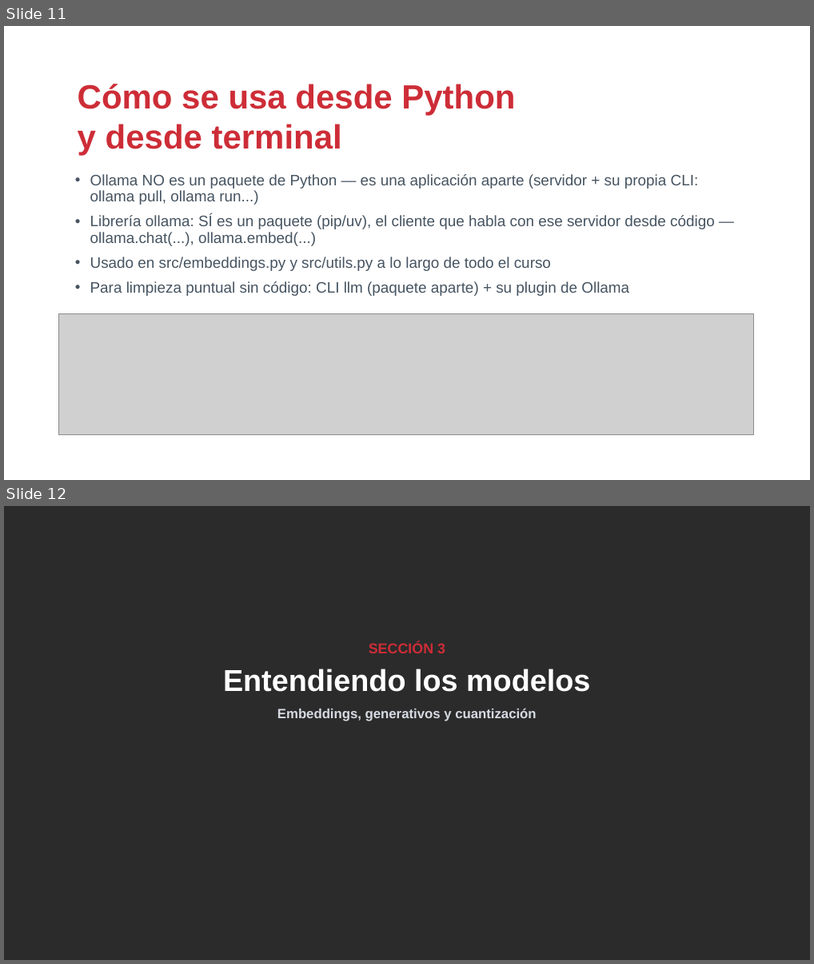
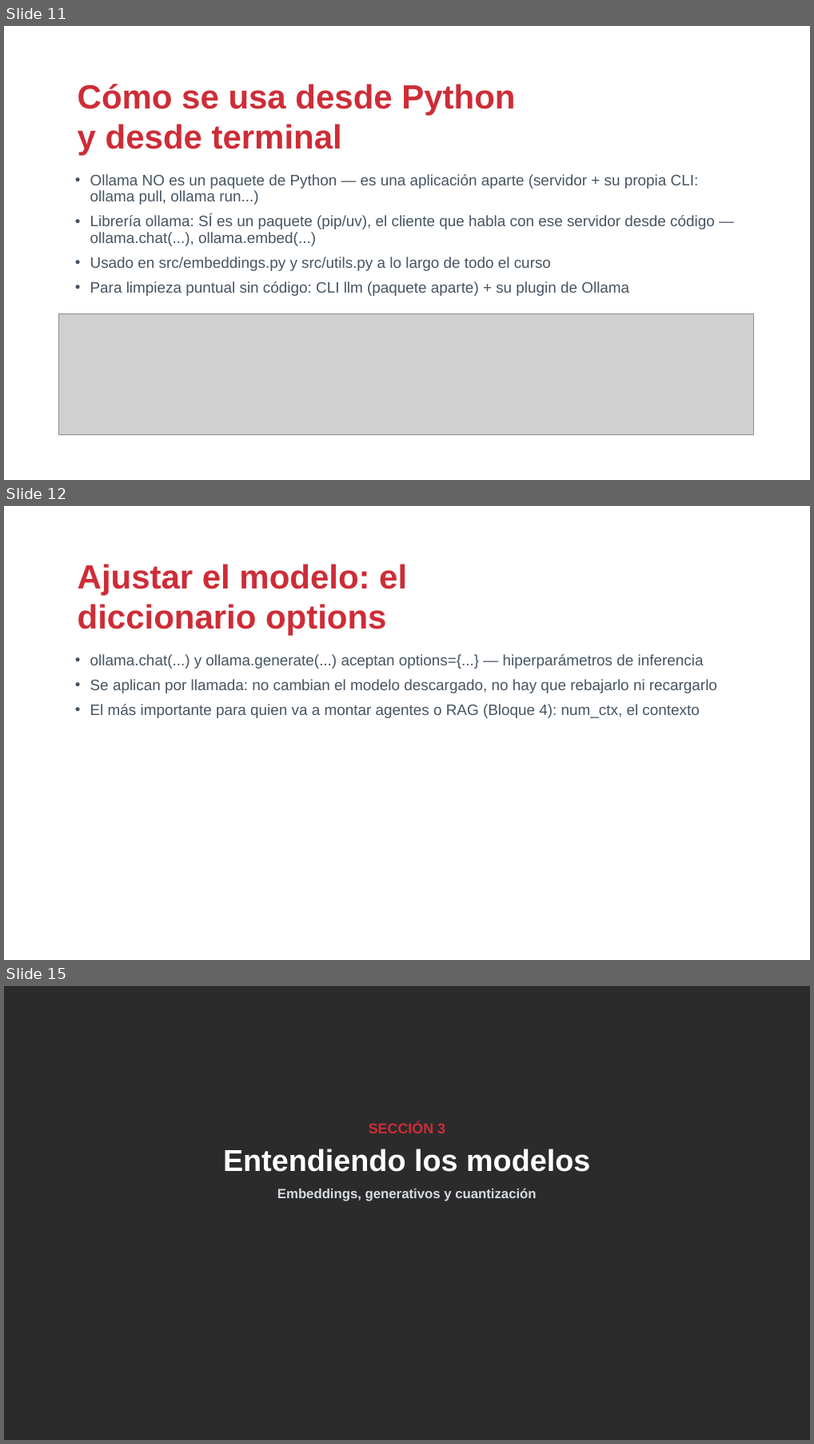
Before and after one commit to drj3ky11/FearOfTheDark, a slide deck: bloque3_setup/csbc26_b3_setup.pptx. Shown one above the other, each under a label of ours: slides 11 and 12 before the commit, slides 11, 12 and 15 after it; the slides between them are not shown. The pictures are 814x964 and 814x1444 pixels, drawn with LibreOffice and Linux fonts; fonts in the diff are those of the drawing; grey boxes stand for pictures; background and template pictures are left out; a plain dark background stands for a picture behind light text. Boxes give left, top, right and bottom in pixels: in the first picture for what was removed or moved away, otherwise in the second. Text is boxed around its words. In the diff, an @@ line names an element or a change of style, - is before the commit and + after.

Commit message:
docs(bloque3): reescribir demo_pipeline.ipynb y ampliar ppt con Ollama en profundidad
- demo_pipeline.ipynb pasa de pipeline de Carding Forums (no correspondía a
  este bloque) a una demo desglosada de Ollama: instalación/arquitectura,
  gestión de modelos (librería oficial y Hugging Face), generate/chat/embed
  paso a paso, y ajuste de generación (options, num_ctx). Ejecutado de punta
  a punta contra Ollama real, sin outputs simulados.
- csbc26_b3_setup.pptx: nuevas diapositivas sobre options/num_ctx, el bucle
  autorregresivo de generación, qué son los parámetros de un modelo
  (corrige la confusión parámetros=iteraciones) y cuantización a nivel de
  bits (Q4_K_M).
- nuevo generador assets/generate_generation_loop_diagram.py para el
  diagrama del bucle de generación.

```diff
--- a/bloque3_setup/csbc26_b3_setup.pptx
+++ b/bloque3_setup/csbc26_b3_setup.pptx
@@ slide 12 added at (4,506,810,960), background picture (left out) @@
@@ text added at (78,564,407,636), 40 pt, text #CD2D37, bold @@
+Ajustar el modelo: el diccionario options
@@ text added at (90,654,718,718), 18 pt, text #465461 @@
+• ollama.chat(...) y ollama.generate(...) aceptan options={...} — hiperparámetros de inferencia
+• Se aplican por llamada: no cambian el modelo descargado, no hay que rebajarlo ni recargarlo
+• El más importante para quien va a montar agentes o RAG (Bloque 4): num_ctx, el contexto
@@ what was slide 12 is now slide 15 @@
```
Also in this commit, not shown: 2 slides changed, 5 other slides added, 2 other files.
